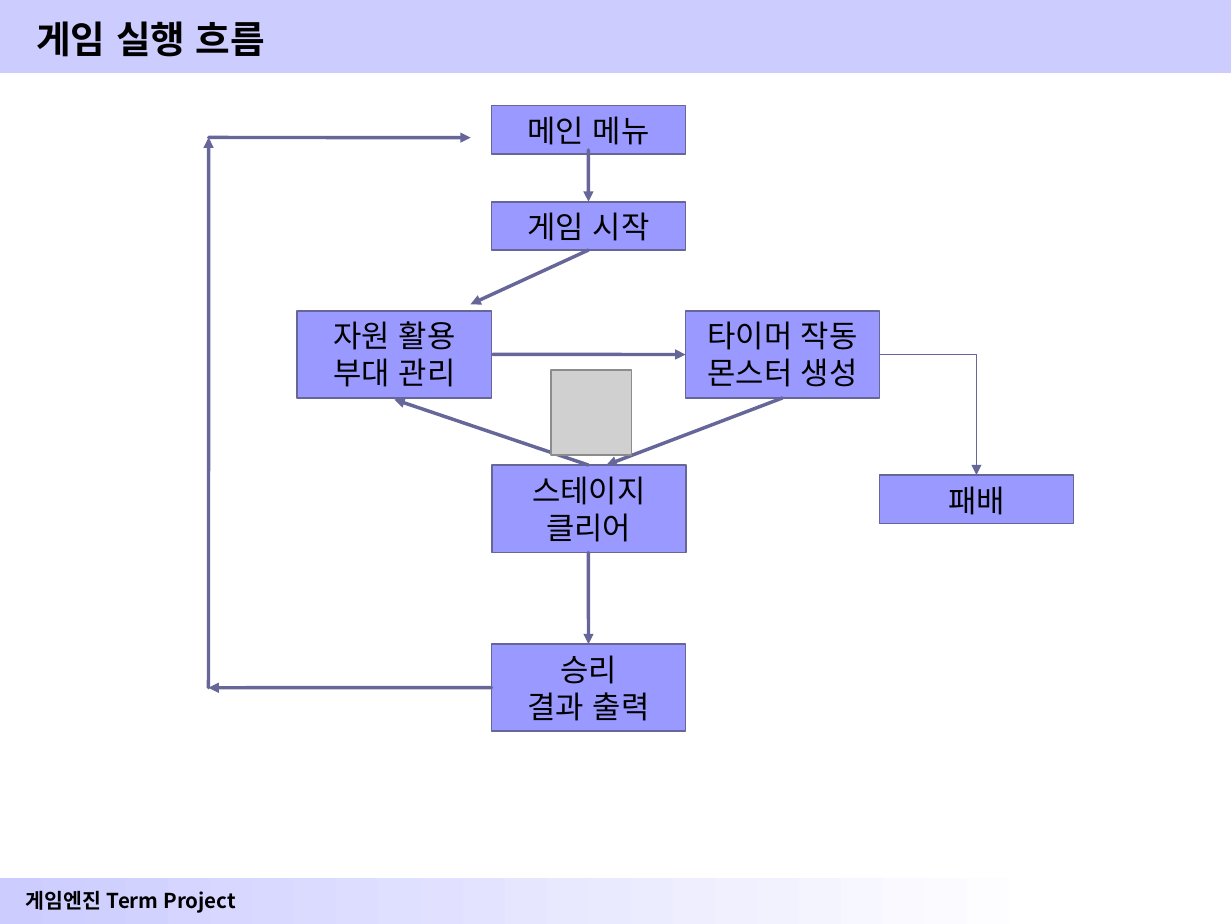
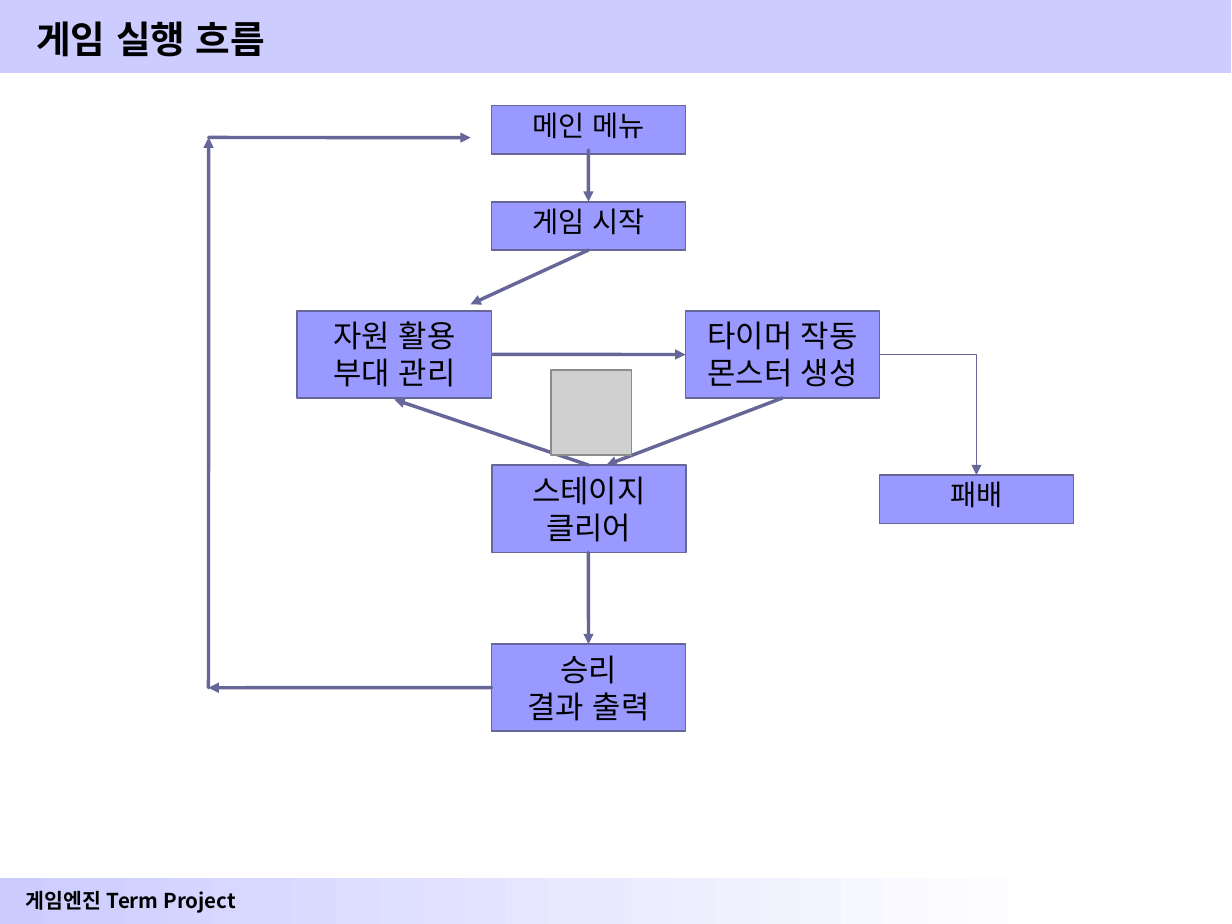
Before and after one commit to CK-Han/2016GameEngine, a slide deck: slide 4 of 2016 GameEngineProject(1)_한청근.ppt. Drawn at 1232x924 pixels with LibreOffice and Linux fonts; fonts in the diff are those of the drawing; grey boxes stand for pictures; background and template pictures are left out. Boxes give left, top, right and bottom in pixels: in the first picture for what was removed or moved away, otherwise in the second. Text is boxed around its words. In the diff, an @@ line names an element or a change of style, - is before the commit and + after.

```diff
--- a/2016 GameEngineProject(1)_한청근.ppt
+++ b/2016 GameEngineProject(1)_한청근.ppt
@@ size 18 to 16.6 pt; line spacing 1 to 0.9 in 3 elements at box(492, 106, 685, 154), box(492, 202, 685, 250), box(880, 476, 1073, 524) @@
```
Also in this commit, not shown: 2 other slides changed.
